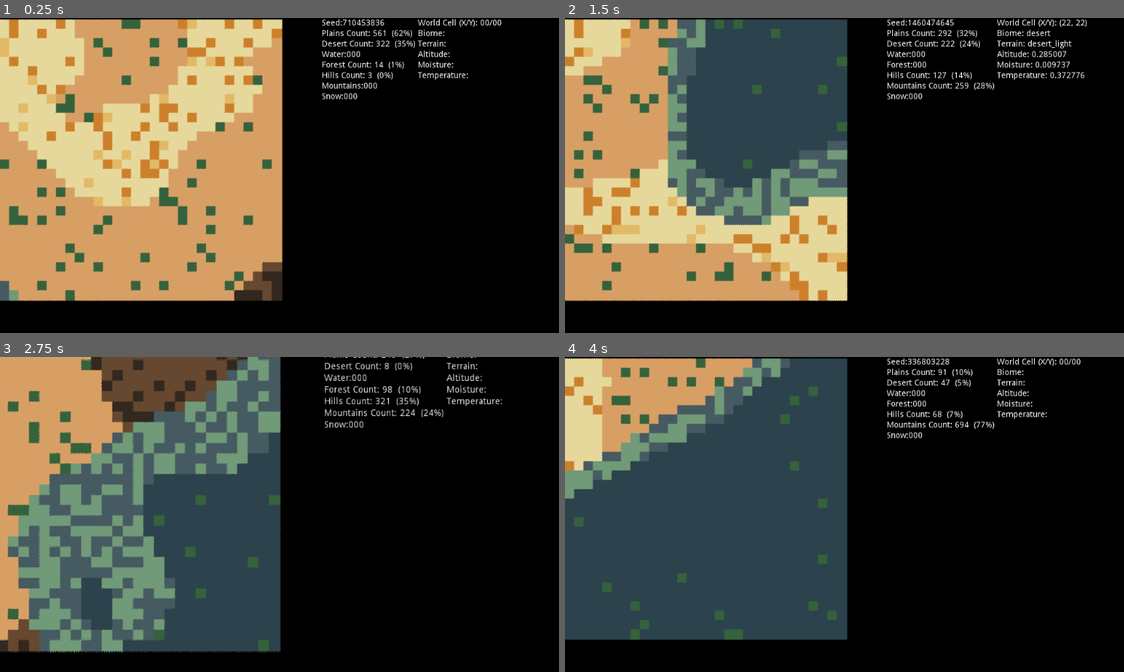
Above: before the commit, frames 1-4 (two rows, left to right).
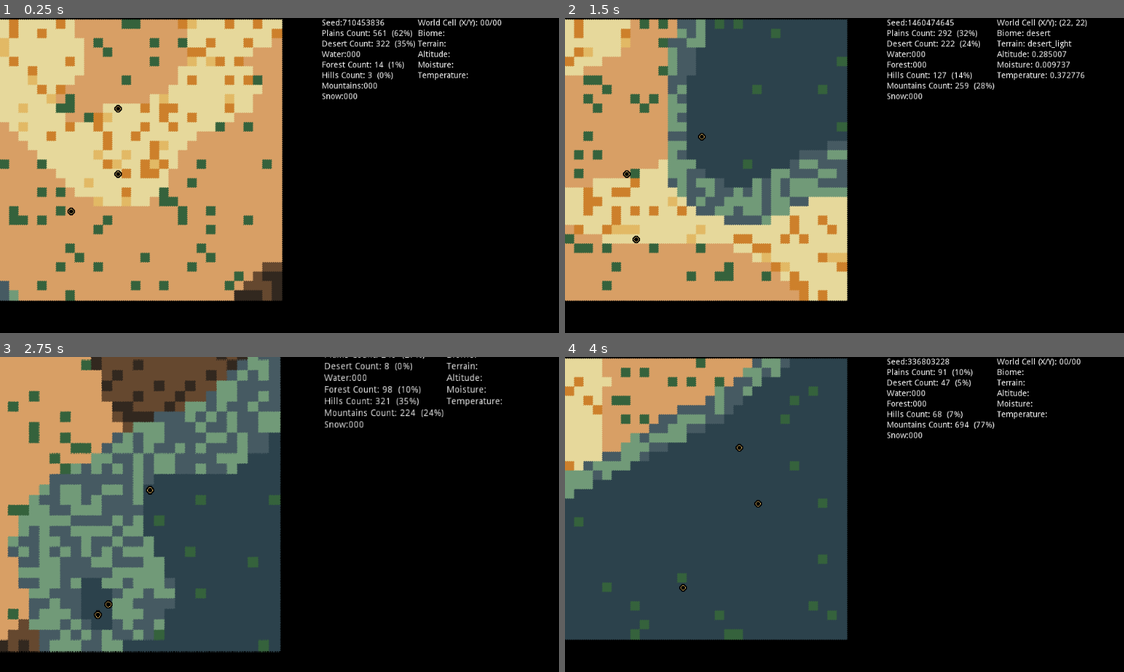
Above: after the commit, the same moments.

Repository: devonps/simple-terrain-gen
Game: Godot game, scene res://WorldGenerator.tscn
Same seed, same stepped clock (60 frames per second), same inputs: the game is played once before the commit and once after it.
Inputs (mouse positions are in pixels of both pictures, inside the frame that each line leads up to):
- Up to frame 1 (0.25 s): no input
- Up to frame 2 (1.5 s): tap Enter (ui_accept) at 0.5, 0.77, 1.25 s; move the mouse to (995, 175) at 0.52 s; hold Mouse wheel up (zoom_in) 0.53-1.25 s; click (995, 175) at 0.67 s; drag from (743, 210) to (833, 263) at 1.27 s
- Up to frame 3 (2.75 s): tap Enter (ui_accept) at 2 s; move the mouse to (357, 454) at 2.02 s; hold Mouse wheel up (zoom_in) from 2.03 s (still down); click (357, 454) at 2.17 s
- Up to frame 4 (4 s): release Mouse wheel up (zoom_in) at 2.75 s; tap Enter (ui_accept) at 2.75, 3.5, 3.77 s; drag from (833, 602) to (682, 479) at 2.77 s; move the mouse to (1045, 583) at 3.52 s; hold Mouse wheel up (zoom_in) from 3.53 s (still down); click (1045, 583) at 3.67 s

The runs differ from the first frame. In frame 1, less than 0.1% of the frame differs, in the area x 12-22%, y 27-63%; in frame 2, less than 0.1%; in frame 3, 0.1%, in the area x 16-28%, y 40-84%; in frame 4, less than 0.1%.

Commit message:
Added concept of different sized towns

Diff:
--- a/WorldGenerator.gd
+++ b/WorldGenerator.gd
@@ -129,16 +129,24 @@
 	moisture = generate_map(150,5)
 	altitude = generate_map(150,5)
 	set_tile(width, height)
-#	place_towns(number_of_towns)
+	place_towns()
 
 
 func _input(event):
 	if event.is_action_pressed("ui_accept"):
 		var _x = get_tree().reload_current_scene()
 
-func place_towns(max_towns):
+func place_towns():
 	var town_locations = []
-	for town in max_towns:
+	var small_town_image_id = 17
+	var medium_town_image_id = 18
+	var large_town_image_id = 19
+
+	var max_large_towns = 3
+	var max_medium_towns = 10
+	var max_small_towns = 17
+
+	for large_town in max_large_towns:
 		var px = 0
 		var py = 0
 		var pos = Vector2(px, py)
@@ -147,19 +155,36 @@
 			px = int(rand_range(0, width))
 			py = int(rand_range(0, height))
 			pos = Vector2(px, py)
-			if town_not_on_edge_of_map(pos):
-				if !town_allready_placed_here(town_locations, pos):
-					if town_not_near_another(town_locations, pos):
-						valid_town_location = true
-						town_locations.append(pos)
-						townsMap.set_cellv(pos, 17)
+			if town_not_on_edge_of_map(pos, 3):
+				valid_town_location = true
+				town_locations.append(pos)
+				townsMap.set_cellv(pos, small_town_image_id)
+
+	for medium_town in max_medium_towns:
+		pass
+
+#	for small_town in max_small_towns:
+#		var px = 0
+#		var py = 0
+#		var pos = Vector2(px, py)
+#		var valid_town_location = false
+#		while !valid_town_location:
+#			px = int(rand_range(0, width))
+#			py = int(rand_range(0, height))
+#			pos = Vector2(px, py)
+#			if town_not_on_edge_of_map(pos):
+#				if !town_allready_placed_here(town_locations, pos):
+#					if town_not_near_another(town_locations, pos):
+#						valid_town_location = true
+#						town_locations.append(pos)
+#						townsMap.set_cellv(pos, small_town_image_id)
 
 	print("Towns too close to each other is: ", number_towns_too_close)
 #	for x in town_locations.size():
 #		print(town_locations[x])
 
-func town_not_on_edge_of_map(pos):
-	if (pos.x > 0 and pos.x < width - 1) and (pos.y > 0 and pos.y < height - 1):
+func town_not_on_edge_of_map(pos, buffer):
+	if (pos.x > 0 + buffer and pos.x < width - buffer) and (pos.y > 0 + buffer and pos.y < height - buffer):
 		return true
 	return false
 
@@ -300,15 +325,6 @@
 	biome_mountains_start = altitudePlans[plan_id]["ms"]
 	biome_mountains_end = altitudePlans[plan_id]["me"]
 
-	print(biome_plains_start)
-	print(biome_plains_end)
-	print(biome_hills_start)
-	print(biome_hills_end)
-	print(biome_mountains_start)
-	print(biome_mountains_end)
-
-
-
 
 func get_terrain_name_from_biome(terrain_id):
 	var terrain_tiles_keys = tiles.keys()
